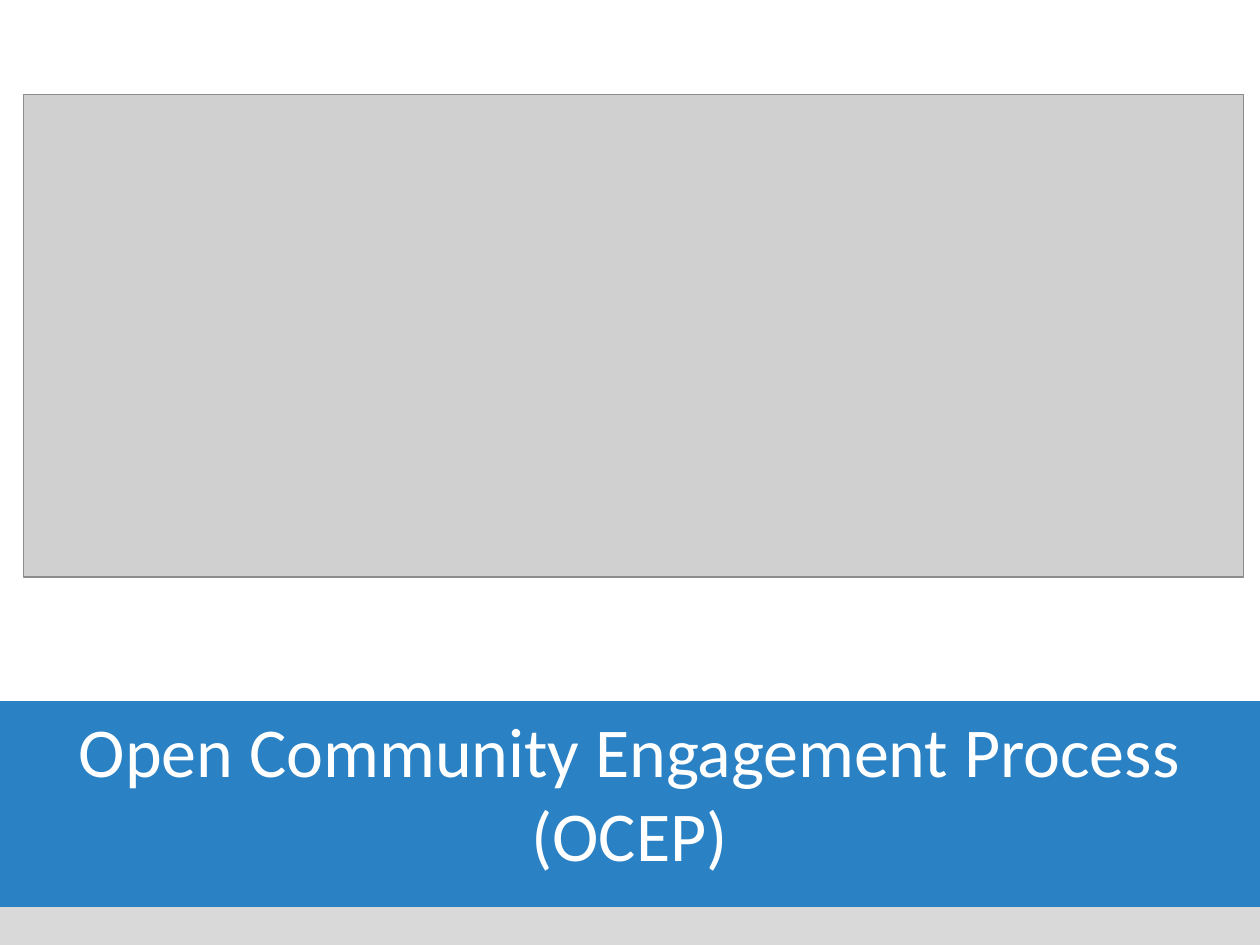
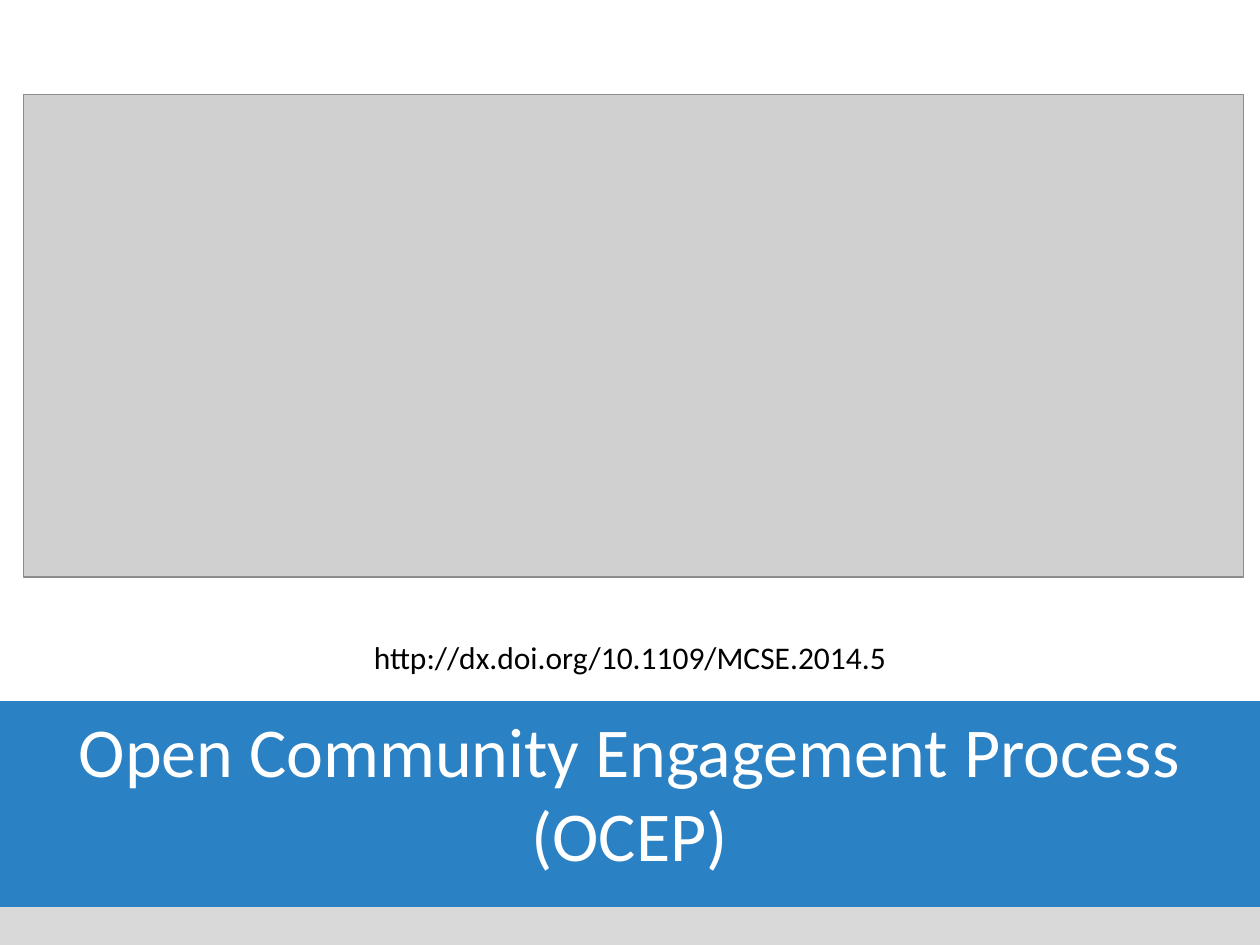
Before and after one commit to NCEAS/oss-2014, a slide deck: slide 14 of day-18/Idaszak_OSS_OpenSource.pptx. Drawn at 1260x945 pixels with LibreOffice and Linux fonts; fonts in the diff are those of the drawing; grey boxes stand for pictures; background and template pictures are left out. Boxes give left, top, right and bottom in pixels: in the first picture for what was removed or moved away, otherwise in the second. Text is boxed around its words. In the diff, an @@ line names an element or a change of style, - is before the commit and + after.

```diff
--- a/day-18/Idaszak_OSS_OpenSource.pptx
+++ b/day-18/Idaszak_OSS_OpenSource.pptx
@@ text added at (374,647,886,675), 18 pt, text #000000 @@
+http://dx.doi.org/10.1109/MCSE.2014.5
```
Also in this commit, not shown: 5 other slides changed.
